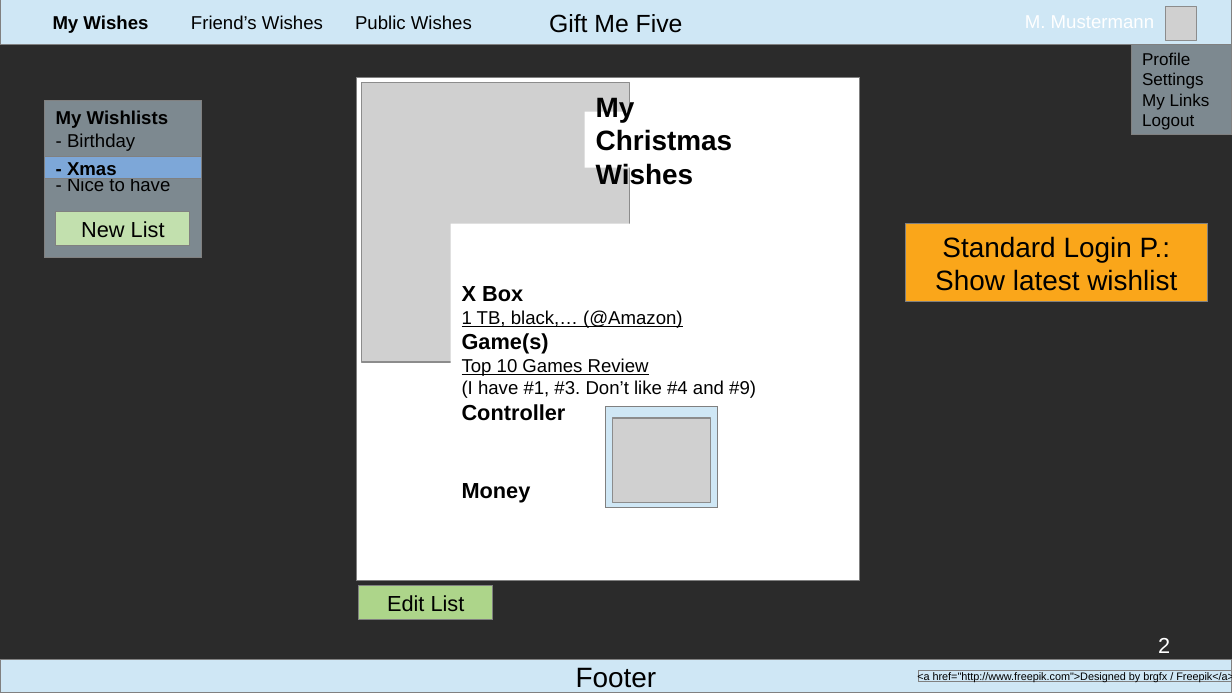
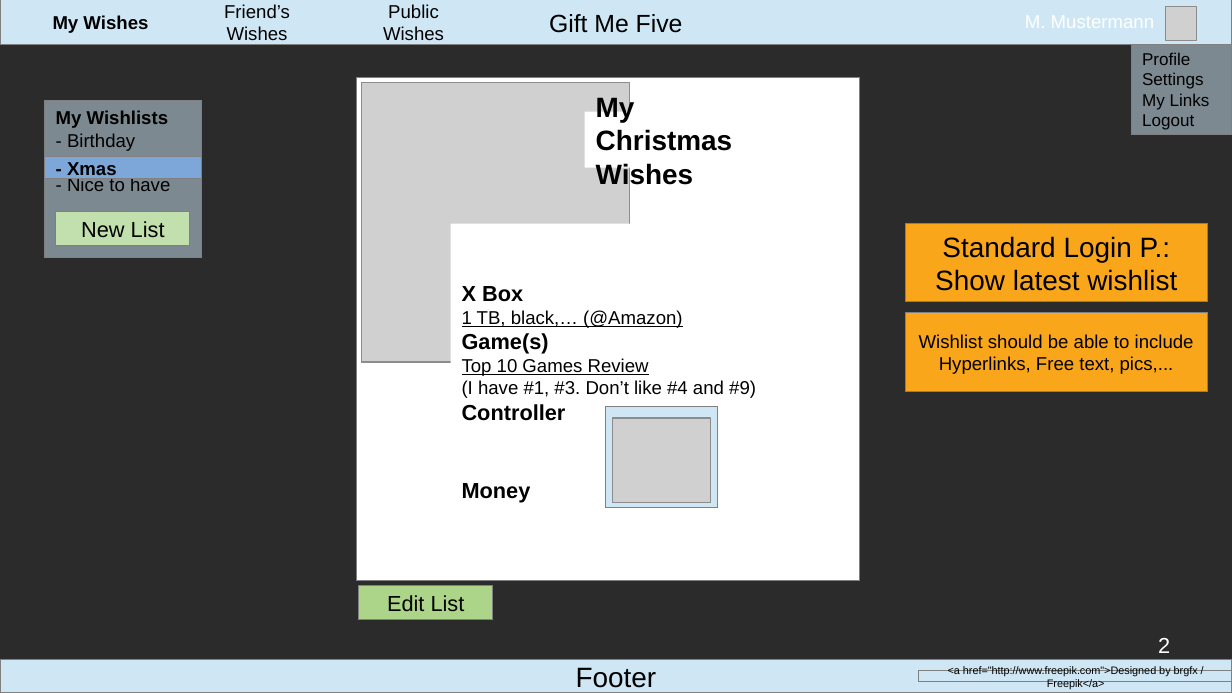
Before and after one commit to WCS-Java-Training-Bonn-2019/gift-me-five, a slide deck: slide 2 of files/mock_up.odp. Drawn at 1232x693 pixels with LibreOffice and Linux fonts; fonts in the diff are those of the drawing; grey boxes stand for pictures; background and template pictures are left out; a plain dark background stands for a picture behind light text. Boxes give left, top, right and bottom in pixels: in the first picture for what was removed or moved away, otherwise in the second. Text is boxed around its words. In the diff, an @@ line names an element or a change of style, - is before the commit and + after.

```diff
--- a/files/mock_up.odp
+++ b/files/mock_up.odp
@@ text "Friend’s Wishes" rewrapped from box(191, 15, 323, 30) to box(224, 4, 290, 45) @@
@@ text "Public Wishes" rewrapped from box(355, 15, 472, 29) to box(383, 4, 444, 45) @@
@@ rectangle added at box(906, 313, 1207, 391), fill #FAA61A, outline #808080 0 pt, 12 pt, text #000000 @@
+Wishlist should be able to include Hyperlinks, Free text, pics,...
```
Also in this commit, not shown: 3 other slides changed, 2 other files.
